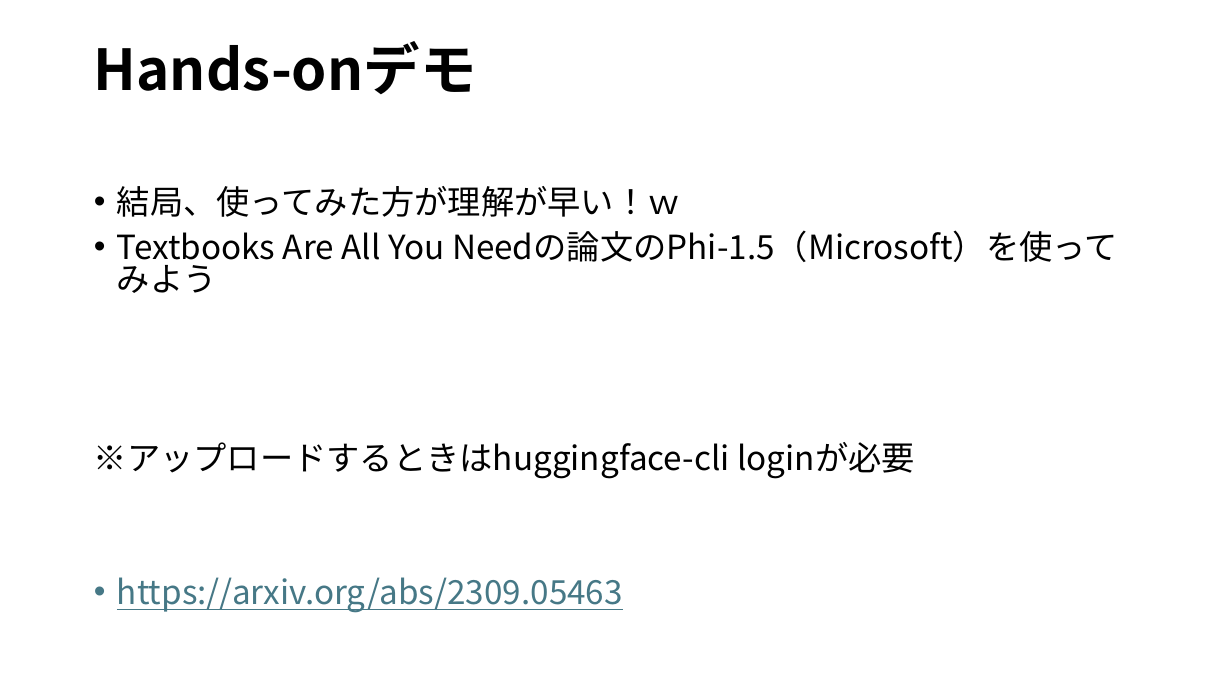
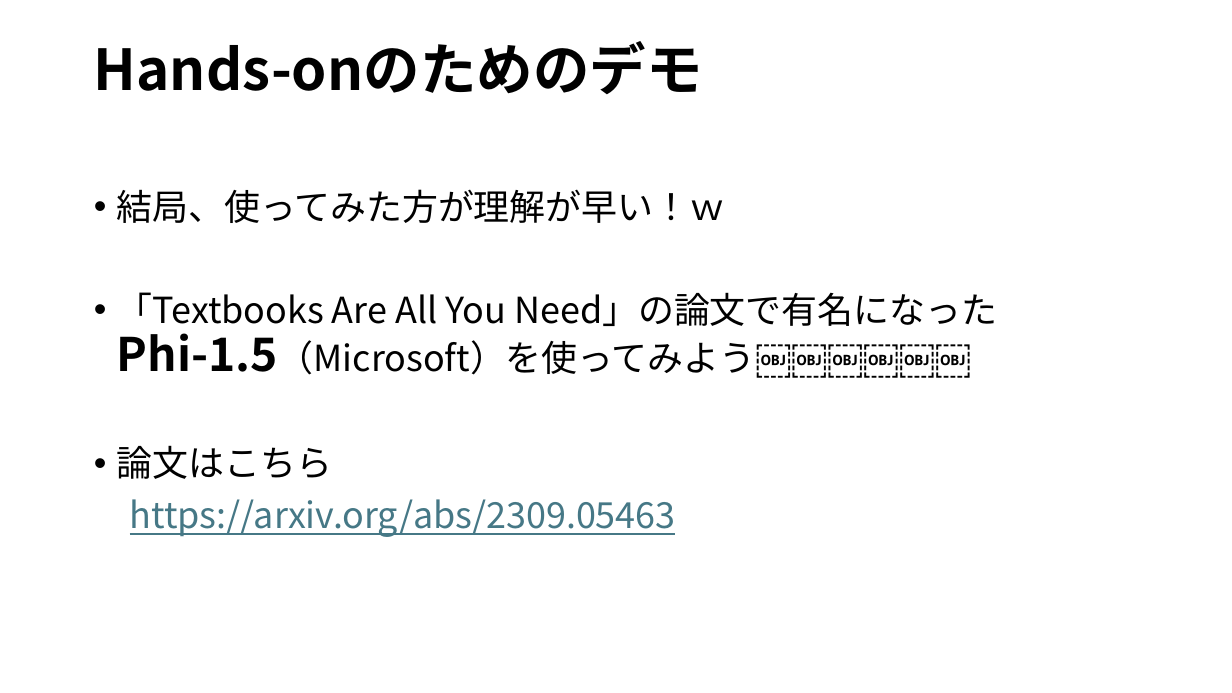
Before and after one commit to ikedachin/study_huggingface, a slide deck: slide 10 of huggingface 発表資料.pptx. Drawn at 1232x693 pixels with LibreOffice and Linux fonts; fonts in the diff are those of the drawing; background and template pictures are left out. Boxes give left, top, right and bottom in pixels: in the first picture for what was removed or moved away, otherwise in the second. Text is boxed around its words. In the diff, an @@ line names an element or a change of style, - is before the commit and + after.

```diff
--- a/huggingface 発表資料.pptx
+++ b/huggingface 発表資料.pptx
@@ title at bbox=[94, 41, 703, 94]: text changed @@
-Hands-onデモ
+Hands-onのためのデモ
@@ text at bbox=[117, 189, 725, 537]: size 25.9 to 28 pt in "結局、使ってみた方が理解が早い！ｗ", "https://arxiv.org/abs/2309.05463"; line spacing 0.8 to 0.9; bullet • to none @@
@@ text at bbox=[117, 292, 997, 479]: text changed; size 25.9 to 28 pt @@
-• Textbooks Are All You Needの論文のPhi-1.5（Microsoft）を使ってみよう
-※アップロードするときはhuggingface-cli loginが必要
+• 「Textbooks Are All You Need」の論文で有名になったPhi-1.5（Microsoft）を使ってみよう￼￼￼￼￼￼
+• 論文はこちら
```
Also in this commit, not shown: 5 other slides changed, 2 slides added, 1 slide removed.
